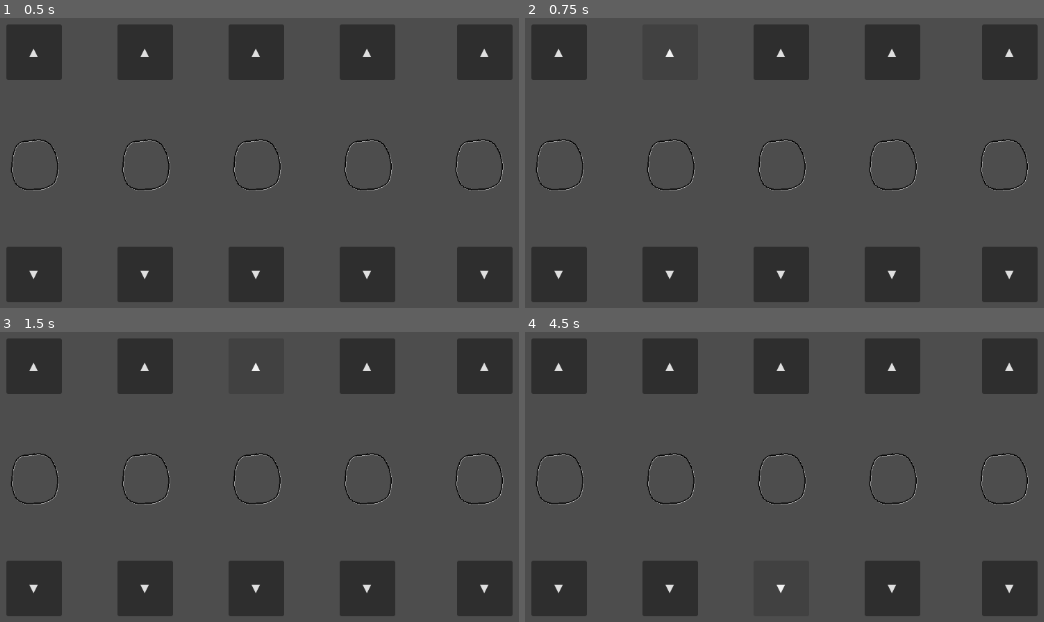
Above: before the commit, frames 1-4 (two rows, left to right).
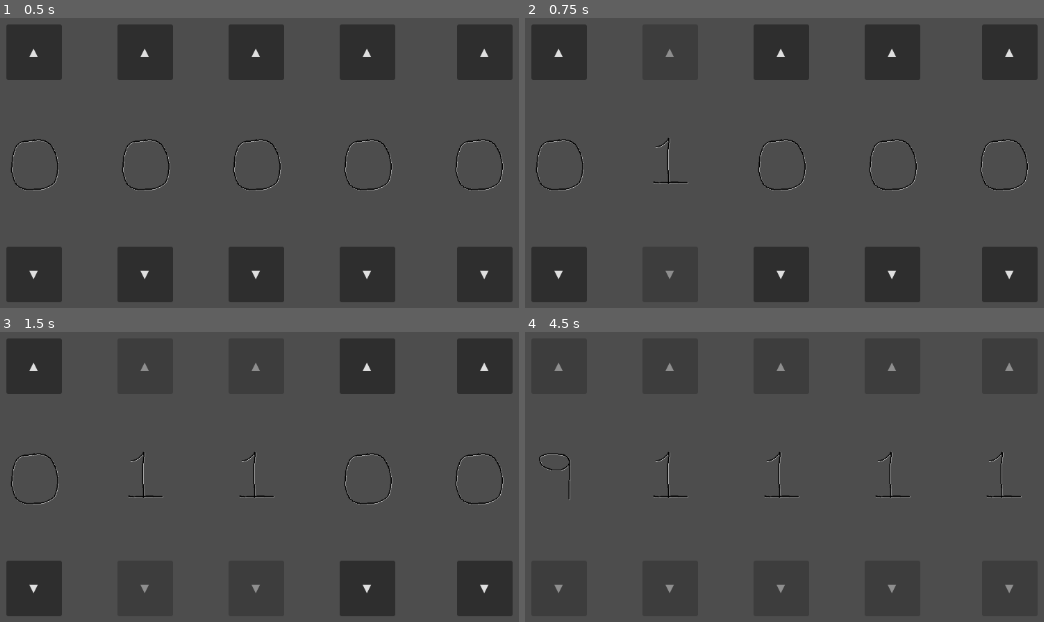
Above: after the commit, the same moments.

Repository: DepressoExpressoBoi/Godot-Wild-Jam-Signal
Game: Godot game, scene res://scenes/puzzle_scenes/puzzle_number_game.tscn
The game is run twice, just before and just after one commit, with the same random seed, the same clock (stepped at 60 frames per second) and the same inputs. This scene is started directly instead of the project's main scene.
Inputs:
- Up to frame 1 (0.5 s): no input
- Up to frame 2 (0.75 s): click "▲" at 0.5 s
- Up to frame 3 (1.5 s): click "▲" at 1.25 s
- Up to frame 4 (4.5 s): click "▲" at 2 s; click "▲" at 2.75 s; click "▼" at 3.5 s; click "▼" at 4.25 s

Frame 1 is identical in both runs. In frame 2, 0.3% of the frame differs, in the area x 23-33%, y 10-90%; in frame 3, 0.6%; in frame 4, 1.6%, in the area x 2-98%, y 10-90%.

Commit message:
making changes to the number code

Diff:
--- a/scenes/puzzle_scenes/puzzle_number_game.tscn
+++ b/scenes/puzzle_scenes/puzzle_number_game.tscn
@@ -169,23 +169,15 @@
 [connection signal="pressed" from="buttonUp1" to="." method="_on_button_up_1_pressed"]
 [connection signal="frame_changed" from="AnimatedSprite2D" to="." method="_on_animated_sprite_2d_frame_changed"]
 [connection signal="pressed" from="buttonDown1" to="." method="_on_button_down_1_pressed"]
-[connection signal="button_down" from="buttonUp2" to="." method="_on_button_up_2_button_down"]
-[connection signal="button_up" from="buttonUp2" to="." method="_on_button_up_2_button_up"]
+[connection signal="pressed" from="buttonUp2" to="." method="_on_button_up_2_pressed"]
 [connection signal="frame_changed" from="AnimatedSprite2D2" to="." method="_on_animated_sprite_2d_2_frame_changed"]
-[connection signal="button_down" from="buttonDown2" to="." method="_on_button_down_2_button_down"]
-[connection signal="button_up" from="buttonDown2" to="." method="_on_button_down_2_button_up"]
-[connection signal="button_down" from="buttonUp3" to="." method="_on_button_up_3_button_down"]
-[connection signal="button_up" from="buttonUp3" to="." method="_on_button_up_3_button_up"]
+[connection signal="pressed" from="buttonDown2" to="." method="_on_button_down_2_pressed"]
+[connection signal="pressed" from="buttonUp3" to="." method="_on_button_up_3_pressed"]
 [connection signal="frame_changed" from="AnimatedSprite2D3" to="." method="_on_animated_sprite_2d_3_frame_changed"]
-[connection signal="button_down" from="buttonDown3" to="." method="_on_button_down_3_button_down"]
-[connection signal="button_up" from="buttonDown3" to="." method="_on_button_down_3_button_up"]
-[connection signal="button_down" from="buttonUp4" to="." method="_on_button_up_4_button_down"]
-[connection signal="button_up" from="buttonUp4" to="." method="_on_button_up_4_button_up"]
+[connection signal="pressed" from="buttonDown3" to="." method="_on_button_down_3_pressed"]
+[connection signal="pressed" from="buttonUp4" to="." method="_on_button_up_4_pressed"]
 [connection signal="frame_changed" from="AnimatedSprite2D4" to="." method="_on_animated_sprite_2d_4_frame_changed"]
-[connection signal="button_down" from="buttonDown4" to="." method="_on_button_down_4_button_down"]
-[connection signal="button_up" from="buttonDown4" to="." method="_on_button_down_4_button_up"]
-[connection signal="button_down" from="buttonUp5" to="." method="_on_button_up_5_button_down"]
-[connection signal="button_up" from="buttonUp5" to="." method="_on_button_up_5_button_up"]
+[connection signal="pressed" from="buttonDown4" to="." method="_on_button_down_4_pressed"]
+[connection signal="pressed" from="buttonUp5" to="." method="_on_button_up_5_pressed"]
 [connection signal="frame_changed" from="AnimatedSprite2D5" to="." method="_on_animated_sprite_2d_5_frame_changed"]
-[connection signal="button_down" from="buttonDown5" to="." method="_on_button_down_5_button_down"]
-[connection signal="button_up" from="buttonDown5" to="." method="_on_button_down_5_button_up"]
+[connection signal="pressed" from="buttonDown5" to="." method="_on_button_down_5_pressed"]
--- a/scripts/puzzle_scripts/puzzle_number_game.gd
+++ b/scripts/puzzle_scripts/puzzle_number_game.gd
@@ -1,10 +1,4 @@
 extends Control
-
-@onready var slot_1_answer: int = $AnimatedSprite2D.frame
-var slot_2_answer = 4
-var slot_3_answer = 2
-var slot_4_answer = 9
-var slot_5_answer = 6
 
 var numbers = []
 
@@ -93,7 +87,7 @@
 		changeNumber2 += 1
 	else:
 		changeNumber2 = 0
-	$AnimatedSprite2D.frame = changeNumber2
+	$AnimatedSprite2D2.frame = changeNumber2
 
 #--------------------------[button 2 down slot 2]---------------------------------------
 
@@ -102,7 +96,7 @@
 		changeNumber2 -= 1
 	else:
 		changeNumber2 = 9
-	$AnimatedSprite2D.frame = changeNumber2
+	$AnimatedSprite2D2.frame = changeNumber2
 
 
 #--------------------------[button 3 up slot 3]---------------------------------------
@@ -112,7 +106,7 @@
 		changeNumber3 += 1
 	else:
 		changeNumber3 = 0
-	$AnimatedSprite2D.frame = changeNumber3
+	$AnimatedSprite2D3.frame = changeNumber3
 
 
 #--------------------------[button 3 down slot 3]---------------------------------------
@@ -122,7 +116,7 @@
 		changeNumber3 -= 1
 	else:
 		changeNumber3 = 9
-	$AnimatedSprite2D.frame = changeNumber3
+	$AnimatedSprite2D3.frame = changeNumber3
 
 
 #--------------------------[button 4 up slot 4]---------------------------------------
@@ -132,7 +126,7 @@
 		changeNumber4 += 1
 	else:
 		changeNumber4 = 0
-	$AnimatedSprite2D.frame = changeNumber4
+	$AnimatedSprite2D4.frame = changeNumber4
 
 #--------------------------[button 4 down slot 4]---------------------------------------
 
@@ -141,7 +135,7 @@
 		changeNumber4 -= 1
 	else:
 		changeNumber4 = 9
-	$AnimatedSprite2D.frame = changeNumber4
+	$AnimatedSprite2D4.frame = changeNumber4
 
 #--------------------------[button 5 up slot 5]---------------------------------------
 
@@ -150,7 +144,7 @@
 		changeNumber5 += 1
 	else:
 		changeNumber5 = 0
-	$AnimatedSprite2D.frame = changeNumber5
+	$AnimatedSprite2D5.frame = changeNumber5
 
 
 #--------------------------[button 5 down slot 5]---------------------------------------
@@ -160,18 +154,18 @@
 		changeNumber5 -= 1
 	else:
 		changeNumber5 = 9
-	$AnimatedSprite2D.frame = changeNumber5
+	$AnimatedSprite2D5.frame = changeNumber5
 
 
 
 #-----------------------[animation logic slot 1]-----------------------------------
 
 func _on_animated_sprite_2d_frame_changed() -> void:
-	print("correct answer for slot 1 is ", slot_1_answer)
+	print("correct answer for slot 1 is ", changeNumber1)
 
 	if $AnimatedSprite2D.animation == 'number_lock':
-		if $AnimatedSprite2D.frame == slot_1_answer:
-			print("disabling since correct answer was ", slot_1_answer)
+		if $AnimatedSprite2D.frame == changeNumber1:
+			print("disabling since correct answer was ", changeNumber1)
 			$buttonUp1.disabled = true
 			$buttonDown1.disabled = true
 	print("slot 1 on frame ", $AnimatedSprite2D.frame)
@@ -179,11 +173,11 @@
 #-----------------------[animation logic slot 2]-----------------------------------
 
 func _on_animated_sprite_2d_2_frame_changed() -> void:
-	print("correct answer for slot 2 is ", slot_2_answer)
+	print("correct answer for slot 2 is ", changeNumber2)
 
 	if $AnimatedSprite2D2.animation == 'number_lock':
-		if $AnimatedSprite2D2.frame == slot_2_answer:
-			print("disabling since correct answer was ", slot_2_answer)
+		if $AnimatedSprite2D2.frame == changeNumber2:
+			print("disabling since correct answer was ", changeNumber2)
 			$buttonUp2.disabled = true
 			$buttonDown2.disabled = true
 	print("slot 2 on frame ", $AnimatedSprite2D2.frame)
@@ -191,11 +185,11 @@
 #-----------------------[animation logic slot 3]-----------------------------------
 
 func _on_animated_sprite_2d_3_frame_changed() -> void:
-	print("correct answer for slot 3 is ", slot_3_answer)
+	print("correct answer for slot 3 is ", changeNumber3)
 
 	if $AnimatedSprite2D3.animation == 'number_lock':
-		if $AnimatedSprite2D3.frame == slot_3_answer:
-			print("disabling since correct answer was ", slot_3_answer)
+		if $AnimatedSprite2D3.frame == changeNumber3:
+			print("disabling since correct answer was ", changeNumber3)
 			$buttonUp3.disabled = true
 			$buttonDown3.disabled = true
 	print("slot 3 on frame ", $AnimatedSprite2D3.frame)
@@ -203,11 +197,11 @@
 #-----------------------[animation logic slot 4]-----------------------------------
 
 func _on_animated_sprite_2d_4_frame_changed() -> void:
-	print("correct answer for slot 4 is ", slot_4_answer)
+	print("correct answer for slot 4 is ", changeNumber4)
 
 	if $AnimatedSprite2D4.animation == 'number_lock':
-		if $AnimatedSprite2D4.frame == slot_4_answer:
-			print("disabling since correct answer was ", slot_4_answer)
+		if $AnimatedSprite2D4.frame == changeNumber4:
+			print("disabling since correct answer was ", changeNumber4)
 			$buttonUp4.disabled = true
 			$buttonDown4.disabled = true
 
@@ -222,11 +216,11 @@
 #-----------------------[animation logic slot 5]-----------------------------------
 
 func _on_animated_sprite_2d_5_frame_changed() -> void:
-	print("correct answer for slot 5 is ", slot_5_answer)
+	print("correct answer for slot 5 is ", changeNumber5)
 
 	if $AnimatedSprite2D5.animation == 'number_lock':
-		if $AnimatedSprite2D5.frame == slot_5_answer:
-			print("disabling since correct answer was ", slot_5_answer)
+		if $AnimatedSprite2D5.frame == changeNumber5:
+			print("disabling since correct answer was ", changeNumber5)
 			$buttonUp5.disabled = true
 			$buttonDown5.disabled = true
 	print("slot 5 on frame ", $AnimatedSprite2D5.frame)
